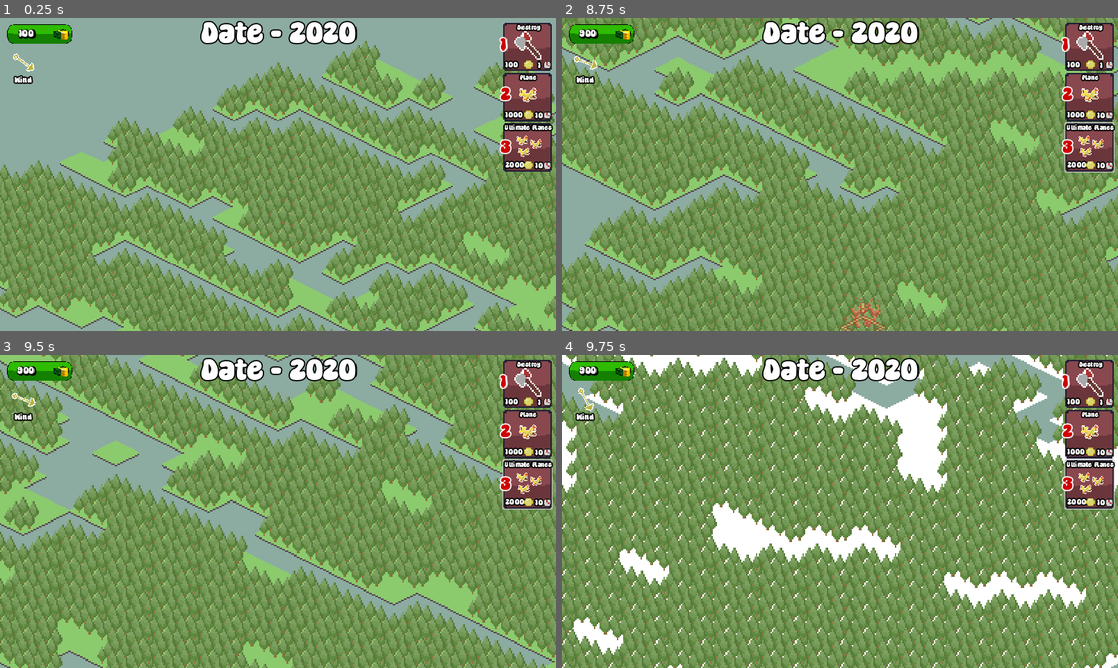
Above: before the commit, frames 1-4 (two rows, left to right).
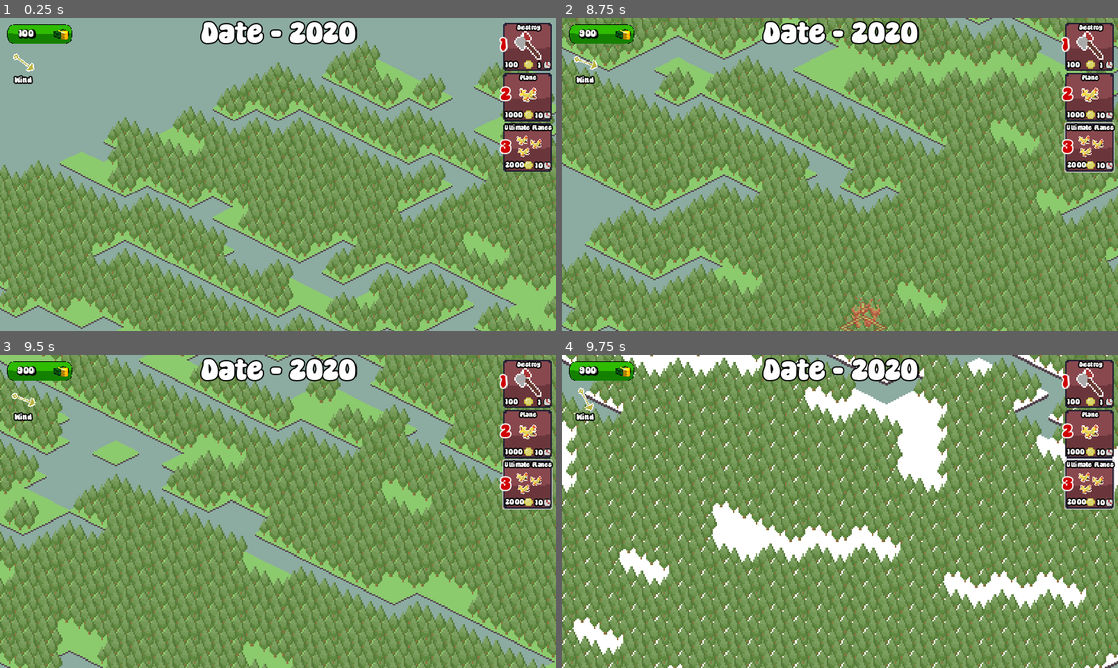
Above: after the commit, the same moments.

Repository: ManechLepage/BHX8.0
Game: Godot game, scene res://Scenes/testing1.tscn
Same seed, same stepped clock (60 frames per second), same inputs: the game is played once before the commit and once after it.
Inputs (mouse positions are in pixels of both pictures, inside the frame that each line leads up to):
- Up to frame 1 (0.25 s): no input
- Up to frame 2 (8.75 s): click "Destroy" at 0.5 s; click "Plane" at 1.25 s; click "Ultimate Planes" at 2 s; click "Destroy" at 2.75 s; click "Plane" at 3.5 s; click "Ultimate Planes" at 4.25 s; click "Destroy" at 5 s; click "Plane" at 5.75 s; click "Ultimate Planes" at 6.5 s; tap Enter at 7.25 s; move the mouse to (812, 237) at 7.27 s; tap 1 (1) at 7.35 s; click (812, 237) at 7.42 s; tap 2 (2) at 7.55, 8.1 s; tap R (Reset) at 8 s; move the mouse to (1006, 221) at 8.02 s; click (1006, 221) at 8.17 s; tap 3 (3) at 8.3 s
- Up to frame 3 (9.5 s): tap R (Reset) at 8.75 s; move the mouse to (111, 464) at 8.77 s; tap 3 (3) at 8.85 s; click (111, 464) at 9.05 s
- Up to frame 4 (9.75 s): tap R (Reset) at 9.5 s; move the mouse to (867, 511) at 9.52 s; click (867, 511) at 9.6 s

Frames 1-3 are identical in both runs. In frame 4, 0.7% of the frame differs, in the area x 0-100%, y 0-100%.

Commit message:
JUSTAPOPSITIN

Diff:
--- a/bhx/Scenes/plane.tscn
+++ b/bhx/Scenes/plane.tscn
@@ -1,5 +1,15 @@
-[gd_scene format=3 uid="uid://dhlvbb137uhcy"]
+[gd_scene load_steps=4 format=3 uid="uid://dhlvbb137uhcy"]
+
+[ext_resource type="PackedScene" uid="uid://cf5soxq4dqwk0" path="res://Scenes/jicleur.tscn" id="1_h1hfn"]
+[ext_resource type="Script" path="res://Scripts/plane2.gd" id="1_yf468"]
+[ext_resource type="Texture2D" uid="uid://bxp6dbyuve835" path="res://Graphix/plane.png" id="2_jpiju"]
 
 [node name="Plane" type="Node2D"]
+texture_filter = 1
+script = ExtResource("1_yf468")
+
+[node name="Node2D" parent="." instance=ExtResource("1_h1hfn")]
 
 [node name="Sprite2D" type="Sprite2D" parent="."]
+scale = Vector2(-2.5, 2.5)
+texture = ExtResource("2_jpiju")
--- a/bhx/Scenes/testing1.tscn
+++ b/bhx/Scenes/testing1.tscn
@@ -1,15 +1,16 @@
-[gd_scene load_steps=14 format=4 uid="uid://c6yrpur1b2lhd"]
+[gd_scene load_steps=15 format=4 uid="uid://c6yrpur1b2lhd"]
 
 [ext_resource type="Script" path="res://Scripts/tilemap.gd" id="1_eqtw3"]
 [ext_resource type="Texture2D" uid="uid://83m5vyrw1sof" path="res://Graphix/tiles.png" id="2_x6o17"]
-[ext_resource type="Resource" uid="uid://bfaxflt56e3cy" path="res://Resources/DefaultGenerationParams.tres" id="2_x7ngu"]
-[ext_resource type="Texture2D" uid="uid://d1cx3km72sb1c" path="res://Resources/Grad2.tres" id="3_2dgcj"]
+[ext_resource type="Resource" uid="uid://cp1ta8sndkuj2" path="res://Resources/DefaultGenerationParams.tres" id="2_x7ngu"]
+[ext_resource type="Texture2D" uid="uid://boo2v5ap5unos" path="res://Resources/Grad2.tres" id="3_2dgcj"]
 [ext_resource type="Script" path="res://Scripts/CameraManager.gd" id="5_3eim0"]
 [ext_resource type="Texture2D" uid="uid://cb1uh7mqwmvjn" path="res://Graphix/indicators.png" id="5_gteg3"]
 [ext_resource type="Script" path="res://Scripts/input_manager.gd" id="7_rwkuo"]
 [ext_resource type="PackedScene" uid="uid://wg7mhspgfhvf" path="res://Scenes/UI.tscn" id="8_3idkp"]
 [ext_resource type="PackedScene" uid="uid://gelrwf3fo1fj" path="res://Scenes/jicleur_de_terre.tscn" id="8_en8jn"]
 [ext_resource type="Script" path="res://Scripts/plane.gd" id="8_rsr61"]
+[ext_resource type="PackedScene" uid="uid://dhlvbb137uhcy" path="res://Scenes/plane.tscn" id="11_ikwvs"]
 
 [sub_resource type="TileSetAtlasSource" id="TileSetAtlasSource_7vmj5"]
 texture = ExtResource("2_x6o17")
@@ -44,6 +45,7 @@
 4:0/0 = 0
 4:0/0/texture_origin = Vector2i(0, 3)
 4:1/0 = 0
+4:1/0/texture_origin = Vector2i(0, 3)
 
 [sub_resource type="TileSetAtlasSource" id="TileSetAtlasSource_se1w2"]
 texture = ExtResource("5_gteg3")
@@ -108,5 +110,6 @@
 
 [node name="Plane" type="Node" parent="."]
 script = ExtResource("8_rsr61")
+plane = ExtResource("11_ikwvs")
 
 [connection signal="timeout" from="Tilemap/Timer" to="Tilemap" method="_on_timer_timeout"]
--- a/bhx/Scripts/input_manager.gd
+++ b/bhx/Scripts/input_manager.gd
@@ -26,7 +26,7 @@
 		destroy()
 		selecting_type = SelectingType.NONE
 	elif Input.is_action_just_pressed("Click") and selecting_type == SelectingType.PLANE1:
-		await get_tree().create_timer(10.0).timeout
+		await get_tree().create_timer(0.1).timeout
 		plane_script.plane_function(tilemap.map, get_clicked_tile().position)
 		selecting_type = SelectingType.NONE
 	elif Input.is_action_just_pressed("Click") and selecting_type == SelectingType.PLANE2:
--- a/bhx/Scripts/plane.gd
+++ b/bhx/Scripts/plane.gd
@@ -1,7 +1,22 @@
 class_name Plane1
 extends Node
 
+@onready var tilemap: TileManager = $"../Tilemap"
+
+@export var plane: PackedScene
+
 func plane_function(map: Array[Tile], center: Vector2, only_center: bool=false):
+	var lowest_y: int = 200
+	var lowest_tile: Tile
+	for tile in map:
+		if tile.position.y < lowest_y:
+			lowest_y = tile.position.y
+			lowest_tile = tile
+	var plane_scene = plane.instantiate()
+	get_parent().add_child(plane_scene)
+	plane_scene.position = tilemap.ground.map_to_local(lowest_tile.position)
+
+
 	Sound.plane()
 	var tiles: Array[Tile] = []
 	var tileManager: TileManager = get_tree().get_first_node_in_group("TileMap")
--- /dev/null
+++ b/bhx/Scripts/plane2.gd
@@ -0,0 +1,4 @@
+extends Node2D
+
+func _process(delta: float) -> void:
+	position += Vector2(2, -1)
